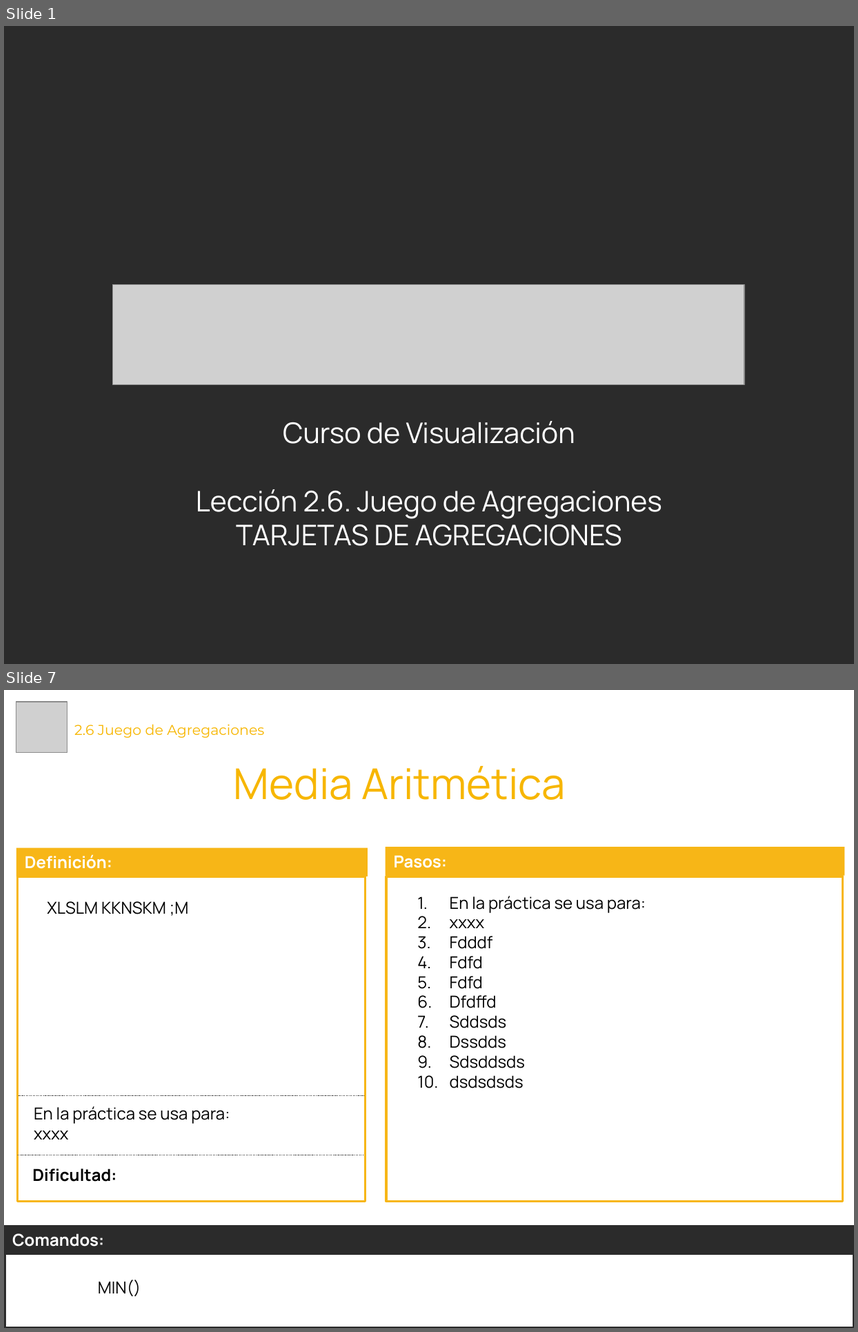
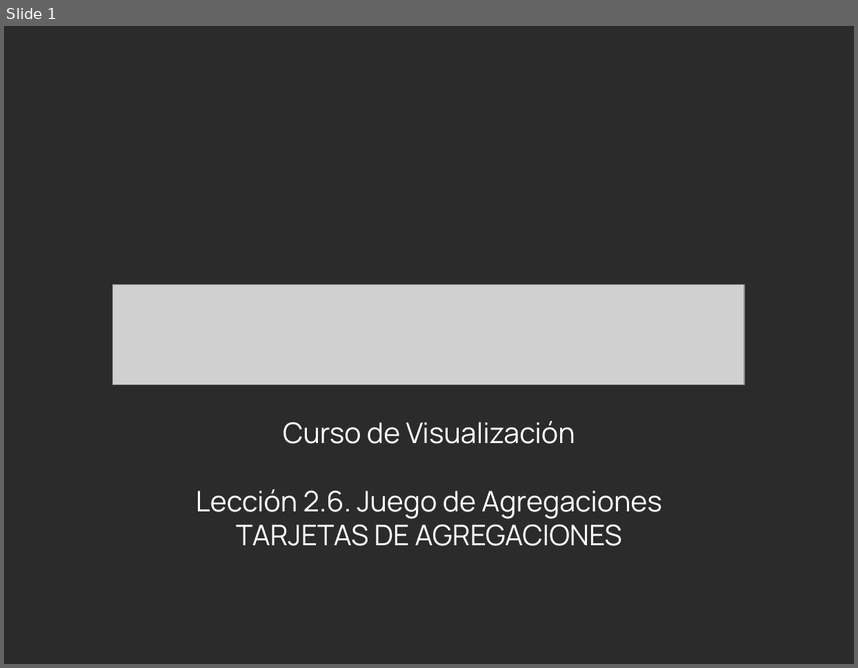
Before and after one commit to Laboratoria/curriculum, a slide deck: 18-data-visualization/Contenido Semana 1/2.6. Material - Tarjetas Juego Agregaciones.pptx. Shown one above the other, each under a label of ours: slides 1 and 7 before the commit, slide 1 after it; the slides between them are not shown. The pictures are 858x1332 and 858x668 pixels, drawn with LibreOffice and Linux fonts; fonts in the diff are those of the drawing; grey boxes stand for pictures; background and template pictures are left out; a plain dark background stands for a picture behind light text. Boxes give left, top, right and bottom in pixels: in the first picture for what was removed or moved away, otherwise in the second. Text is boxed around its words. In the diff, an @@ line names an element or a change of style, - is before the commit and + after.

Commit message:
Actualización del Contenido de los Juegos

```diff
--- a/18-data-visualization/Contenido Semana 1/2.6. Material - Tarjetas Juego Agregaciones.pptx
+++ b/18-data-visualization/Contenido Semana 1/2.6. Material - Tarjetas Juego Agregaciones.pptx
@@ slide 7 removed at bbox=[4, 690, 854, 1328], background #FFFFFF @@
@@ picture removed at bbox=[16, 702, 67, 753] @@
@@ title removed at bbox=[74, 724, 264, 738] @@
-2.6 Juego de Agregaciones
@@ text removed at bbox=[234, 766, 565, 800] @@
-Media Aritmética
@@ rectangle removed at bbox=[16, 847, 367, 876] @@
-Definición:
@@ rectangle removed at bbox=[385, 847, 844, 876] @@
-Pasos:
@@ rectangle removed at bbox=[18, 876, 366, 1201] @@
@@ rectangle removed at bbox=[386, 876, 843, 1201] @@
@@ text removed at bbox=[450, 896, 646, 1088] @@
-1. En la práctica se usa para:
-2. xxxx
-3. Fdddf
-4. Fdfd
-5. Fdfd
-6. Dfdffd
-7. Sddsds
-8. Dssdds
-9. Sdsddsds
-10. dsdsdsds
@@ text removed at bbox=[47, 901, 188, 916] @@
-XLSLM KKNSKM ;M
@@ line removed from (18, 1096) to (363, 1096) @@
@@ text removed at bbox=[34, 1106, 230, 1139] @@
-En la práctica se usa para:
-xxxx
@@ line removed from (18, 1155) to (363, 1155) @@
@@ text removed at bbox=[32, 1168, 116, 1181] @@
-Dificultad:
@@ rectangle removed at bbox=[4, 1225, 854, 1254] @@
-Comandos:
@@ rectangle removed at bbox=[5, 1254, 854, 1328] @@
@@ text removed at bbox=[98, 1279, 141, 1296] @@
-MIN()
```
Also in this commit, not shown: 1 slide changed, 7 slides added, 6 other slides removed, 9 other files.
